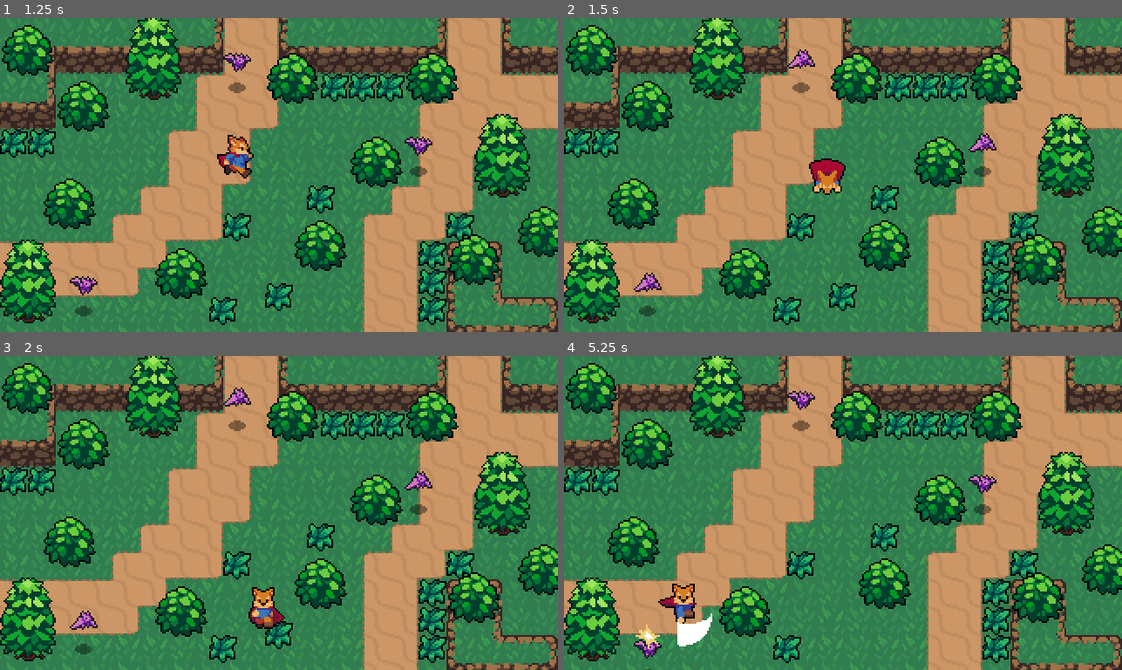
Above: before the commit, frames 1-4 (two rows, left to right).
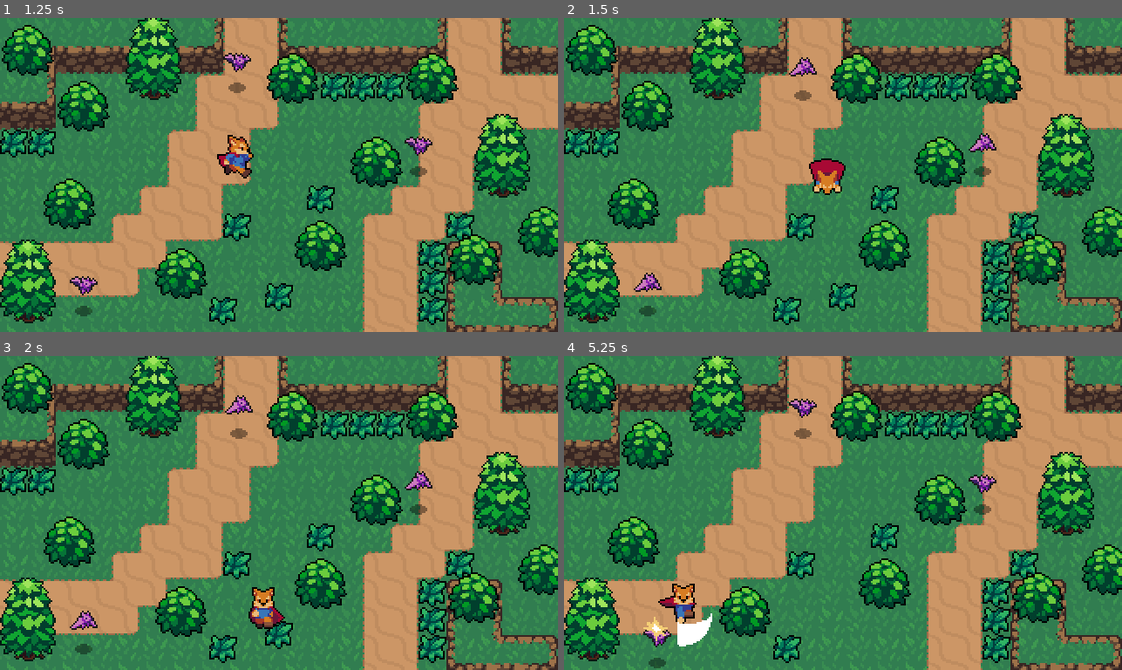
Above: after the commit, the same moments.

Repository: xEdelweiss/ActionRpg
Game: Godot game, scene res://world.tscn
Same seed, same stepped clock (60 frames per second), same inputs: the game is played once before the commit and once after it.
Inputs:
- Up to frame 1 (1.25 s): hold Right (ui_right) from 0.53 s (still down); tap Space (attack) at 0.6 s
- Up to frame 2 (1.5 s): release Right (ui_right) at 1.28 s; hold Down (ui_down) from 1.28 s (still down); tap R (roll) at 1.35 s
- Up to frame 3 (2 s): keep holding Down (ui_down)
- Up to frame 4 (5.25 s): release Down (ui_down) at 2.03 s; hold Right (ui_right) 2.03-2.78 s; tap Space (attack) at 2.1, 3.6, 5.1 s; hold Up (ui_up) 2.78-3.53 s; tap R (roll) at 2.85, 4.35 s; hold Left (ui_left) 3.53-5.03 s; hold Down (ui_down) from 5.03 s (still down)

Frame 1 is identical in both runs. In frame 2, 0.4% of the frame differs, in the area x 40-46%, y 10-27%; in frame 3, 0.4%; in frame 4, 0.9%, in the area x 12-46%, y 11-100%.

Commit message:
Bats can chase player

Diff:
--- a/Enemies/bat.gd
+++ b/Enemies/bat.gd
@@ -1,21 +1,58 @@
 extends CharacterBody2D
 
+const ACCELERATION = 1800.0
+const MAX_SPEED = 150
+const FRICTION = 20.0
 const KNOCKBACK_FORCE = 200.0
-const FRICTION = 500.0
+const KNOCKBACK_FRICTION = 500.0
+
 const enemy_death_effect_scene: PackedScene = preload("res://Effects/enemy_death_effect.tscn")
 
+enum {
+	IDLE,
+	WANDER,
+	CHASE
+}
+
 var knockback = Vector2.ZERO
+var state = IDLE
 
 @onready var stats: Stats = $Stats
+@onready var sprite = $AnimatedSprite2D
+@onready var detection_zone = $PlayerDetectionZone as PlayerDetectionZone
+@onready var detection_zone_area = $PlayerDetectionZone/CollisionShape2D as CollisionShape2D
 
 func _ready():
 	print(str("health: ", stats.health))
 	print(str("max_health: ", stats.max_health))
 
 func _physics_process(delta):
-	knockback = knockback.move_toward(Vector2.ZERO, FRICTION * delta)
+	var previous_velocity = velocity
+	knockback = knockback.move_toward(Vector2.ZERO, KNOCKBACK_FRICTION * delta)
 	velocity = knockback
+
+	match state:
+		IDLE:
+			detection_zone_area.debug_color = Color(1, 0, 0, 0)
+			velocity = velocity.move_toward(Vector2.ZERO, FRICTION * delta)
+			seek_player()
+		WANDER:
+			detection_zone_area.debug_color = Color(1, 0, 0, 0.1)
+		CHASE:
+			detection_zone_area.debug_color = Color(1, 0, 0, 0.4)
+			var player = detection_zone.player as CharacterBody2D
+			if player != null:
+				var direction_to_player = global_position.direction_to(player.global_position)
+				velocity = velocity.move_toward(direction_to_player * MAX_SPEED, ACCELERATION * delta)
+			else:
+				state = IDLE
+			sprite.flip_h = velocity.x < 0
+
 	move_and_slide()
+
+func seek_player():
+	if detection_zone.can_see_player():
+		state = CHASE
 
 func _on_hurtbox_area_entered(area):
 	if (area is SwordHitbox):
--- a/Enemies/bat.tscn
+++ b/Enemies/bat.tscn
@@ -1,10 +1,11 @@
-[gd_scene load_steps=14 format=3 uid="uid://cbinvo1x2d03k"]
+[gd_scene load_steps=16 format=3 uid="uid://cbinvo1x2d03k"]
 
 [ext_resource type="Texture2D" uid="uid://c2hkgvvopme1u" path="res://Shadows/SmallShadow.png" id="1_l6sua"]
 [ext_resource type="Script" path="res://Enemies/bat.gd" id="1_rmo1q"]
 [ext_resource type="Texture2D" uid="uid://drd8fne44hwtw" path="res://Enemies/Bat.png" id="2_ipcdk"]
 [ext_resource type="PackedScene" uid="uid://ba88kif7hl8db" path="res://Overlap/hurtbox.tscn" id="3_1t3wr"]
 [ext_resource type="PackedScene" uid="uid://5h22h1hmt6k5" path="res://stats.tscn" id="5_mx1j5"]
+[ext_resource type="PackedScene" uid="uid://b2sbfj68lkble" path="res://Enemies/player_detection_zone.tscn" id="6_2fpyw"]
 
 [sub_resource type="AtlasTexture" id="AtlasTexture_qcmcy"]
 atlas = ExtResource("2_ipcdk")
@@ -56,6 +57,9 @@
 radius = 6.0
 height = 18.0
 
+[sub_resource type="CircleShape2D" id="CircleShape2D_5krx1"]
+radius = 44.0
+
 [node name="Bat" type="CharacterBody2D"]
 collision_layer = 32
 script = ExtResource("1_rmo1q")
@@ -84,7 +88,14 @@
 [node name="Stats" parent="." instance=ExtResource("5_mx1j5")]
 max_health = 2
 
+[node name="PlayerDetectionZone" parent="." instance=ExtResource("6_2fpyw")]
+
+[node name="CollisionShape2D" parent="PlayerDetectionZone" index="0"]
+shape = SubResource("CircleShape2D_5krx1")
+debug_color = Color(1, 0, 0, 1)
+
 [connection signal="area_entered" from="Hurtbox" to="." method="_on_hurtbox_area_entered"]
 [connection signal="no_health" from="Stats" to="." method="_on_stats_no_health"]
 
 [editable path="Hurtbox"]
+[editable path="PlayerDetectionZone"]
--- /dev/null
+++ b/Enemies/player_detection_zone.gd
@@ -0,0 +1,14 @@
+extends Area2D
+
+class_name PlayerDetectionZone
+
+var player: CharacterBody2D = null
+
+func can_see_player():
+	return player != null
+
+func _on_body_entered(body):
+	player = body
+
+func _on_body_exited(body):
+	player = null
--- /dev/null
+++ b/Enemies/player_detection_zone.tscn
@@ -0,0 +1,13 @@
+[gd_scene load_steps=2 format=3 uid="uid://b2sbfj68lkble"]
+
+[ext_resource type="Script" path="res://Enemies/player_detection_zone.gd" id="1_sq2yn"]
+
+[node name="PlayerDetectionZone" type="Area2D"]
+collision_layer = 0
+collision_mask = 2
+script = ExtResource("1_sq2yn")
+
+[node name="CollisionShape2D" type="CollisionShape2D" parent="."]
+
+[connection signal="body_entered" from="." to="." method="_on_body_entered"]
+[connection signal="body_exited" from="." to="." method="_on_body_exited"]
